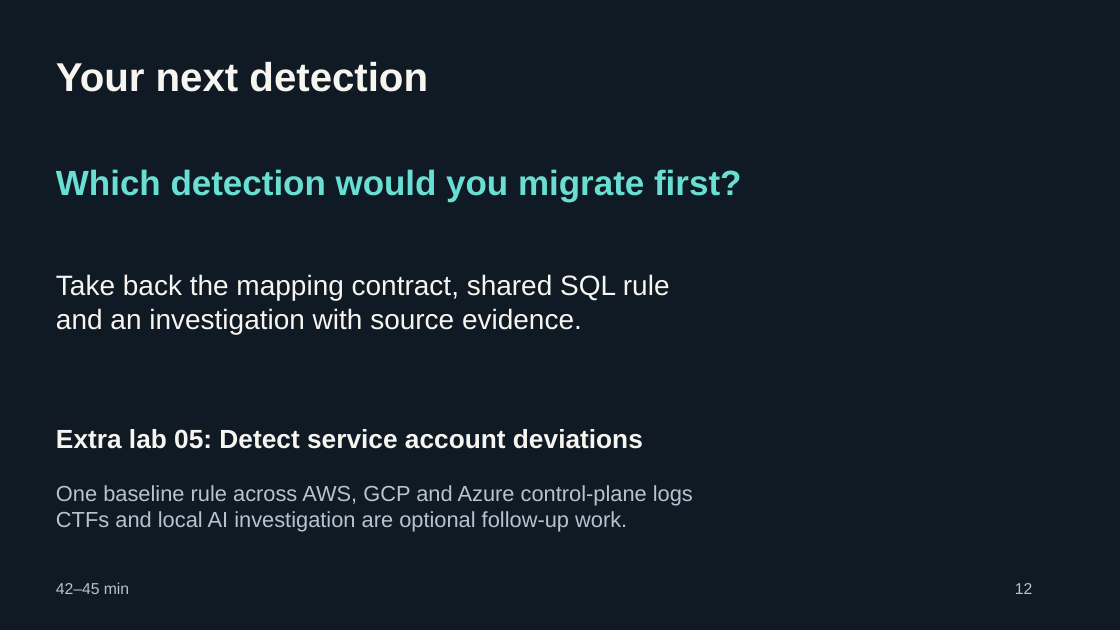
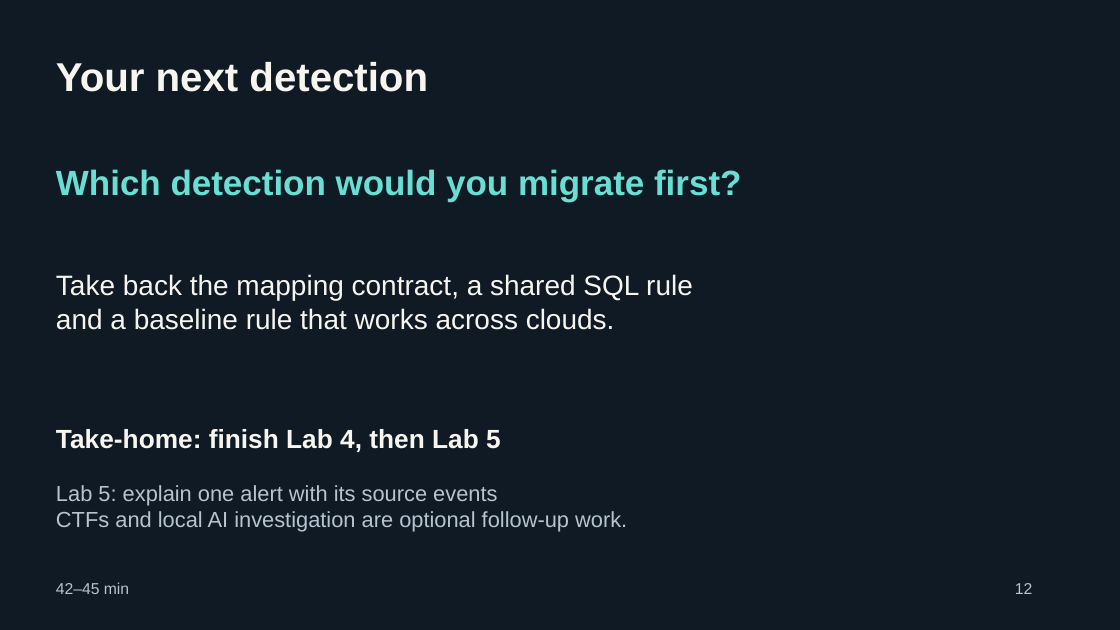
Before and after one commit to vkarthyk/deathcon-2026-workshop, a slide deck: slide 12 of slides/one-schema-to-rule-them-all.pptx. Drawn at 1120x630 pixels with LibreOffice and Linux fonts; fonts in the diff are those of the drawing. Boxes give left, top, right and bottom in pixels: in the first picture for what was removed or moved away, otherwise in the second. Text is boxed around its words. In the diff, an @@ line names an element or a change of style, - is before the commit and + after.

```diff
--- a/slides/one-schema-to-rule-them-all.pptx
+++ b/slides/one-schema-to-rule-them-all.pptx
@@ text at [56, 274, 693, 330]: text changed @@
-Take back the mapping contract, shared SQL rule
-and an investigation with source evidence.
+Take back the mapping contract, a shared SQL rule
+and a baseline rule that works across clouds.
@@ text at [56, 429, 501, 452]: text changed @@
-Extra lab 05: Detect service account deviations
+Take-home: finish Lab 4, then Lab 5
@@ text at [56, 485, 497, 506]: text changed @@
-One baseline rule across AWS, GCP and Azure control-plane logs
+Lab 5: explain one alert with its source events
```
Also in this commit, not shown: 1 other slide changed, 1 slide added, 1 slide removed, 25 other files.
